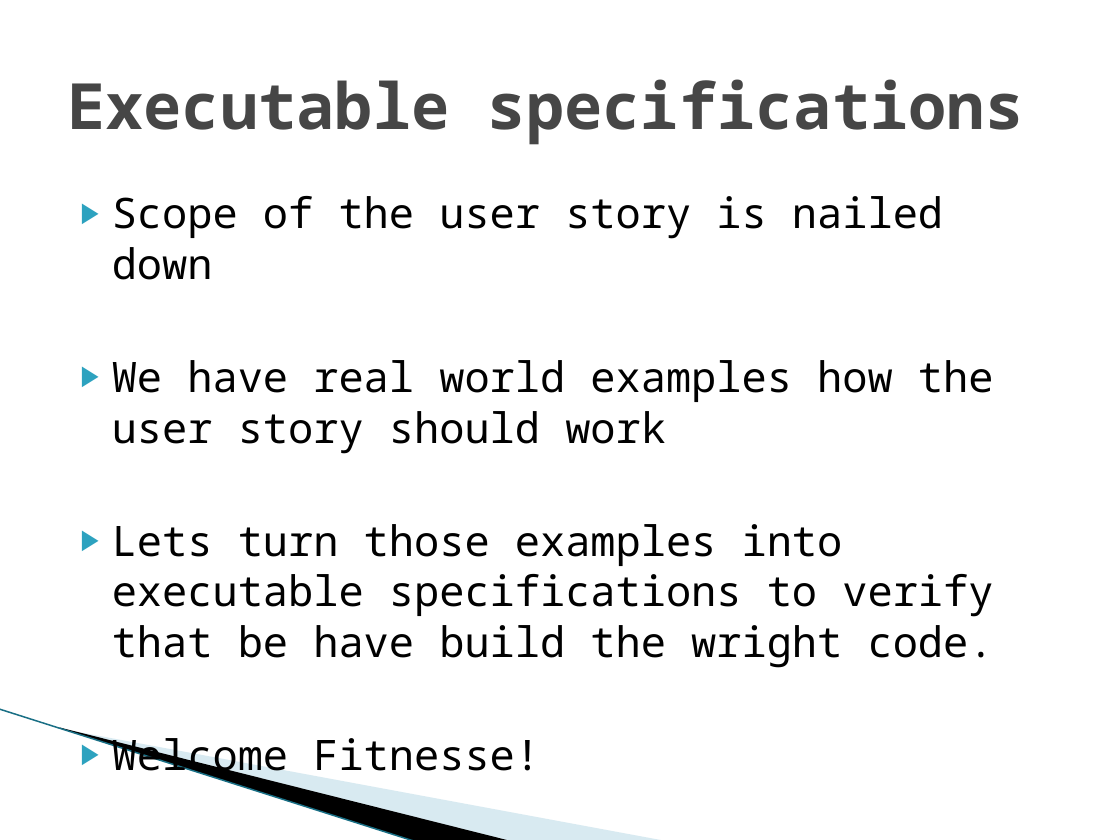
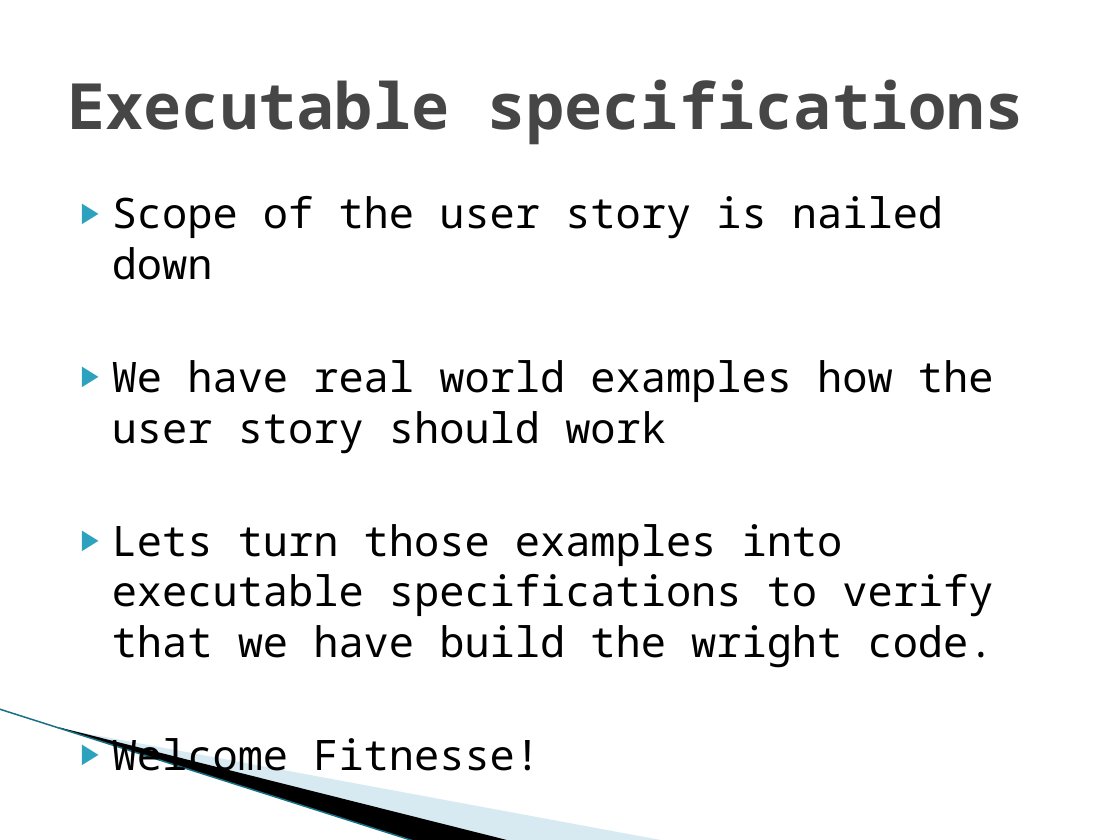
Before and after one commit to michelgrootjans/agileacceptancetesting, a slide deck: slide 9 of Slides/20090514_iLearn_AgileAcceptanceTesting.pptx. Drawn at 1120x840 pixels with LibreOffice and Linux fonts; fonts in the diff are those of the drawing; background and template pictures are left out. Boxes give left, top, right and bottom in pixels: in the first picture for what was removed or moved away, otherwise in the second. Text is boxed around its words. In the diff, an @@ line names an element or a change of style, - is before the commit and + after.

```diff
--- a/Slides/20090514_iLearn_AgileAcceptanceTesting.pptx
+++ b/Slides/20090514_iLearn_AgileAcceptanceTesting.pptx
@@ text at bbox=[112, 524, 994, 668]: text changed @@
-▶ Lets turn those examples into executable specifications to verify that be have build the wright code.
+▶ Lets turn those examples into executable specifications to verify that we have build the wright code.
```
Also in this commit, not shown: 28 other files.
